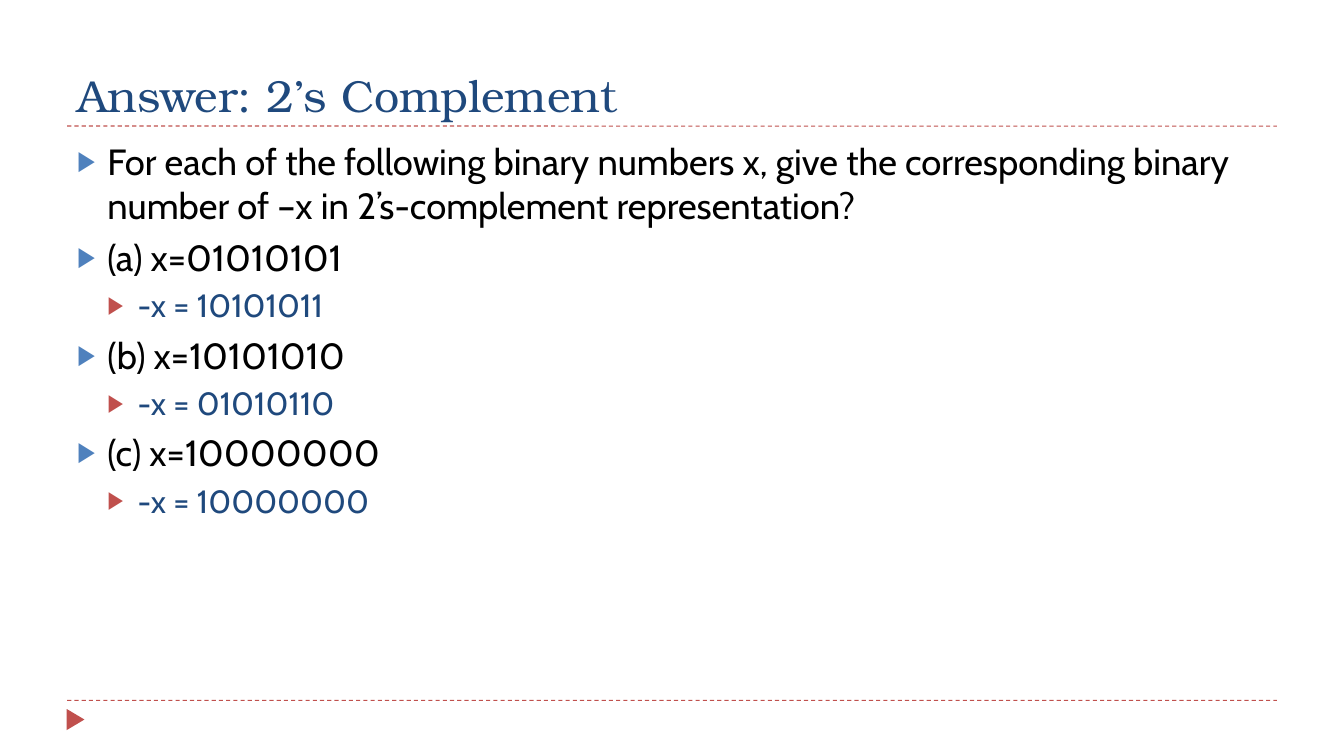
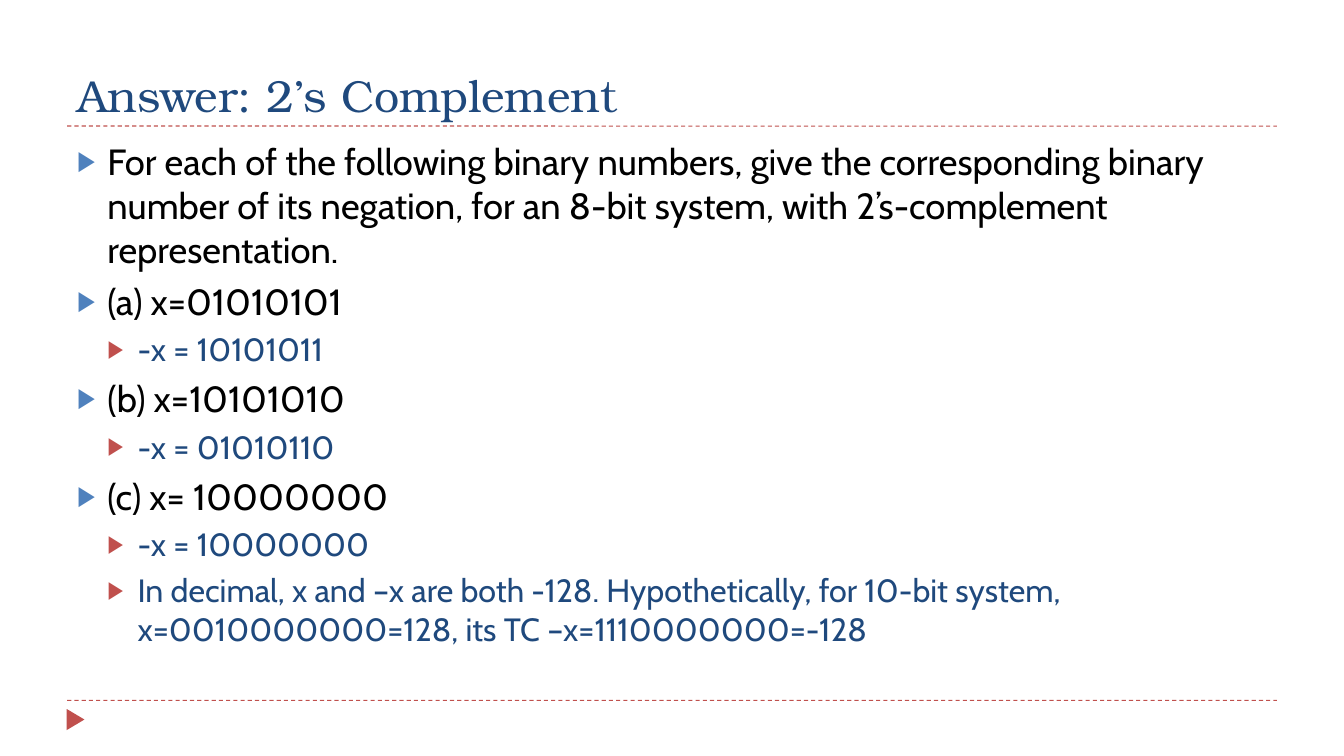
Before and after one commit to guhofstra/CSC111Fa26, a slide deck: slide 5 of PPTs/Ch2_Data_Representation_Exercises ANS.pptx. Drawn at 1344x756 pixels with LibreOffice and Linux fonts; fonts in the diff are those of the drawing. Boxes give left, top, right and bottom in pixels: in the first picture for what was removed or moved away, otherwise in the second. Text is boxed around its words. In the diff, an @@ line names an element or a change of style, - is before the commit and + after.

```diff
--- a/PPTs/Ch2_Data_Representation_Exercises ANS.pptx
+++ b/PPTs/Ch2_Data_Representation_Exercises ANS.pptx
@@ text at <box>107,147,1204,271</box>: text changed @@
-▶ For each of the following binary numbers x, give the corresponding binary number of –x in 2’s-complement representation?
+▶ For each of the following binary numbers, give the corresponding binary number of its negation, for an 8-bit system, with 2’s-complement representation.
@@ text at <box>107,482,388,515</box>: spaces changed @@
-▶ (c) x=10000000
+▶ (c) x= 10000000
@@ text at <box>138,578,1060,645</box>: paragraph added @@
+  ▶ In decimal, x and –x are both -128. Hypothetically, for 10-bit system, x=0010000000=128, its TC –x=1110000000=-128
```
Also in this commit, not shown: 8 other slides changed, 2 other files.
